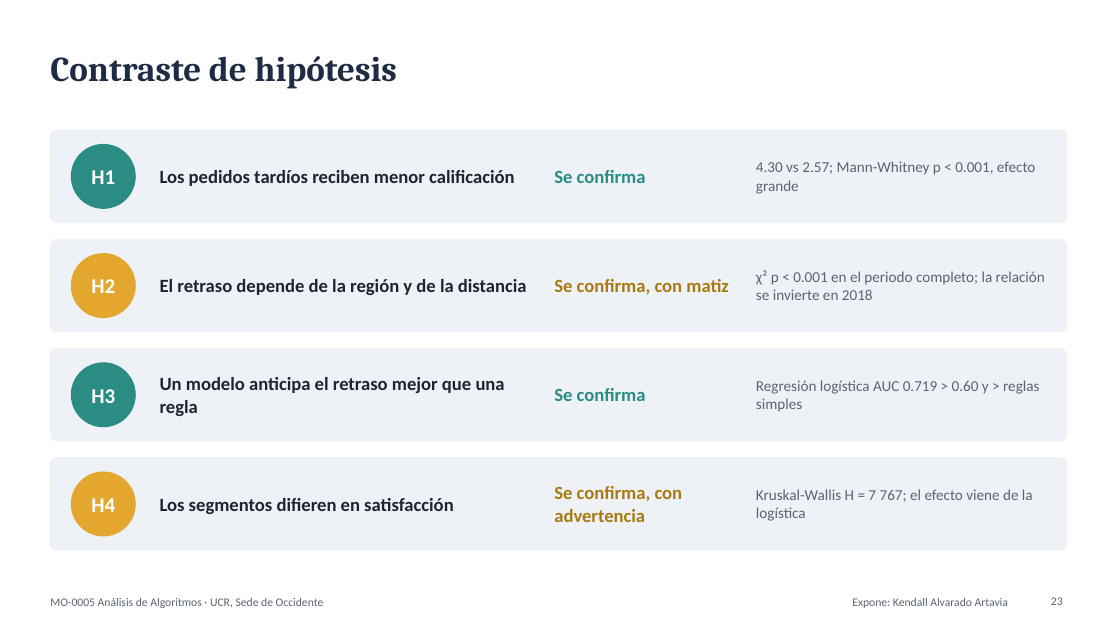
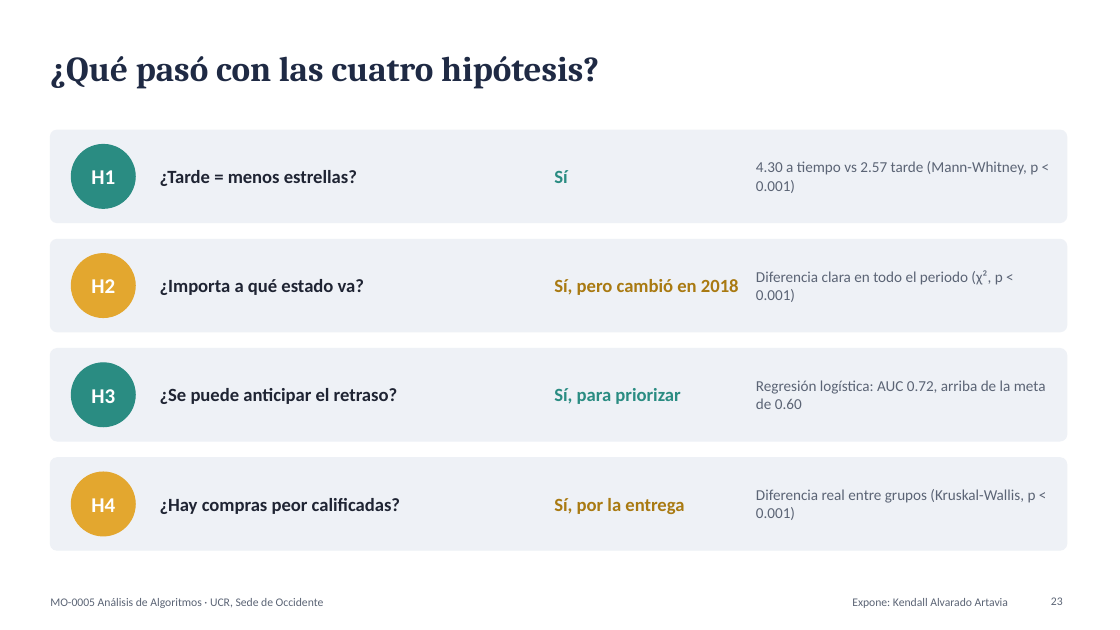
Before and after one commit to FerretoDev/mo0005-ecommerce-ml, a slide deck: slide 23 of presentacion/presentacion.pptx. Drawn at 1120x630 pixels with LibreOffice and Linux fonts; fonts in the diff are those of the drawing. Boxes give left, top, right and bottom in pixels: in the first picture for what was removed or moved away, otherwise in the second. Text is boxed around its words. In the diff, an @@ line names an element or a change of style, - is before the commit and + after.

```diff
--- a/presentacion/presentacion.pptx
+++ b/presentacion/presentacion.pptx
@@ title at [50,56,599,88]: text changed @@
-Contraste de hipótesis
+¿Qué pasó con las cuatro hipótesis?
@@ text at [160,170,357,186]: text changed @@
-Los pedidos tardíos reciben menor calificación
+¿Tarde = menos estrellas?
@@ text at [554,170,567,183]: text changed @@
-Se confirma
+Sí
@@ text at [756,161,1038,193]: text changed @@
-4.30 vs 2.57; Mann-Whitney p < 0.001, efecto grande
+4.30 a tiempo vs 2.57 tarde (Mann-Whitney, p < 0.001)
@@ text at [160,279,364,295]: text changed @@
-El retraso depende de la región y de la distancia
+¿Importa a qué estado va?
@@ text at [554,279,739,295]: text changed @@
-Se confirma, con matiz
+Sí, pero cambió en 2018
@@ text at [756,270,1003,285]: text changed @@
-χ² p < 0.001 en el periodo completo; la relación se invierte en 2018
+Diferencia clara en todo el periodo (χ², p < 0.001)
@@ text at [160,388,398,404]: text changed @@
-Un modelo anticipa el retraso mejor que una regla
+¿Se puede anticipar el retraso?
@@ text at [554,388,680,404]: text changed @@
-Se confirma
+Sí, para priorizar
@@ text at [756,380,1046,409]: text changed @@
-Regresión logística AUC 0.719 > 0.60 y > reglas simples
+Regresión logística: AUC 0.72, arriba de la meta de 0.60
@@ text at [160,498,400,514]: text changed @@
-Los segmentos difieren en satisfacción
+¿Hay compras peor calificadas?
@@ text at [554,498,684,514]: text changed @@
-Se confirma, con advertencia
+Sí, por la entrega
@@ text at [756,489,1036,520]: text changed @@
-Kruskal-Wallis H = 7 767; el efecto viene de la logística
+Diferencia real entre grupos (Kruskal-Wallis, p < 0.001)
```
Also in this commit, not shown: 21 other slides changed, 1 slide added, 1 slide removed, 2 other files.
